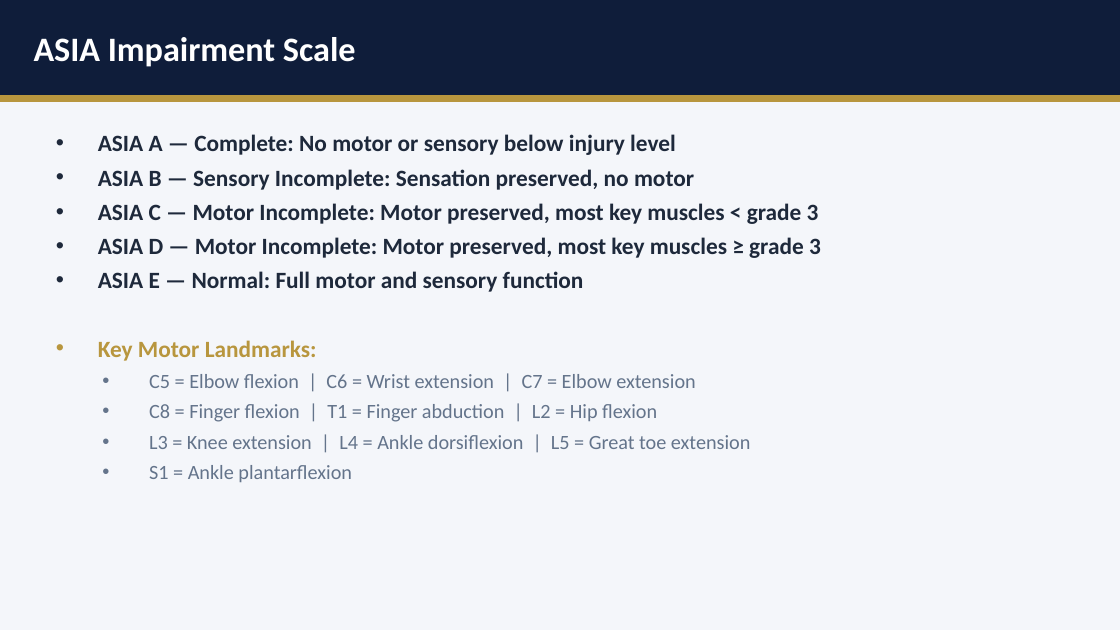
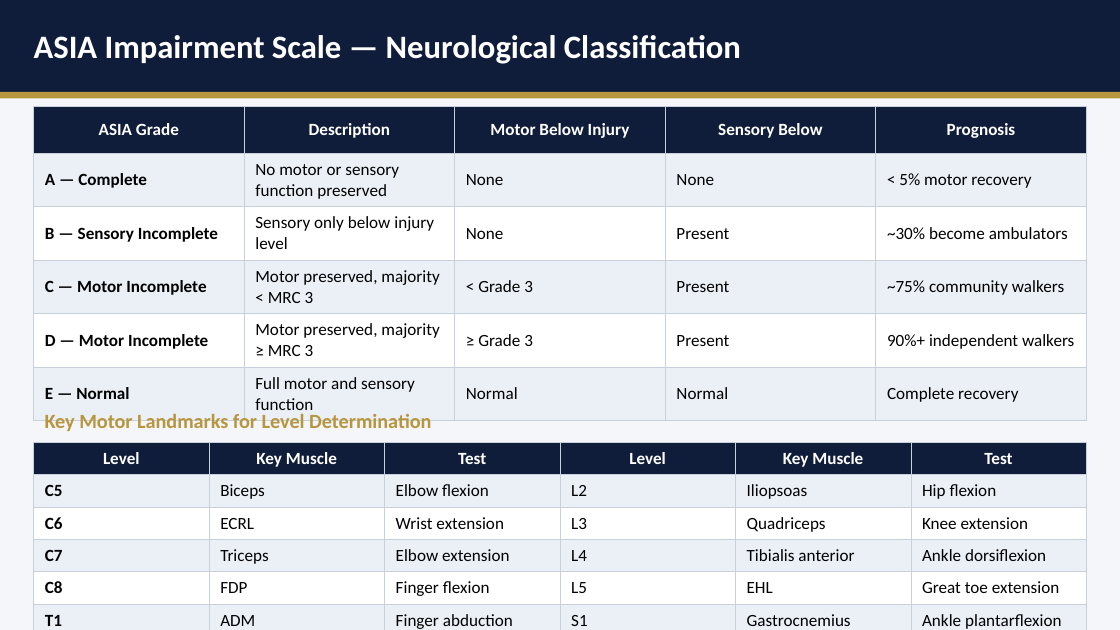
Before and after one commit to InfraXCoders/ortho-chronicles, a slide deck: slide 8 of slides/spine-fractures.pptx (slide 7 before the commit). Drawn at 1120x630 pixels with LibreOffice and Linux fonts; fonts in the diff are those of the drawing. Boxes give left, top, right and bottom in pixels: in the first picture for what was removed or moved away, otherwise in the second. Text is boxed around its words. In the diff, an @@ line names an element or a change of style, - is before the commit and + after.

```diff
--- a/slides/spine-fractures.pptx
+++ b/slides/spine-fractures.pptx
@@ text at [34,35,741,64]: text changed; size 22 to 21 pt @@
-ASIA Impairment Scale
+ASIA Impairment Scale — Neurological Classification
@@ table added at [34,106,1086,419], 6 rows, 5 columns @@
+ASIA Grade | Description | Motor Below Injury | Sensory Below | Prognosis
+A — Complete | No motor or sensory function preserved | None | None | < 5% motor recovery
+B — Sensory Incomplete | Sensory only below injury level | None | Present | ~30% become ambulators
+C — Motor Incomplete | Motor preserved, majority < MRC 3 | < Grade 3 | Present | ~75% community walkers
+D — Motor Incomplete | Motor preserved, majority ≥ MRC 3 | ≥ Grade 3 | Present | 90%+ independent walkers
+E — Normal | Full motor and sensory function | Normal | Normal | Complete recovery
@@ text removed at [98,134,821,482] @@
-• ASIA A — Complete: No motor or sensory below injury level
-• ASIA B — Sensory Incomplete: Sensation preserved, no motor
-• ASIA C — Motor Incomplete: Motor preserved, most key muscles < grade 3
-• ASIA D — Motor Incomplete: Motor preserved, most key muscles ≥ grade 3
-• ASIA E — Normal: Full motor and sensory function
-• Key Motor Landmarks:
-  • C5 = Elbow flexion | C6 = Wrist extension | C7 = Elbow extension
-  • C8 = Finger flexion | T1 = Finger abduction | L2 = Hip flexion
-  • L3 = Knee extension | L4 = Ankle dorsiflexion | L5 = Great toe extension
-  • S1 = Ankle plantarflexion
@@ text added at [45,414,431,431], 13 pt, text #B8963E, bold @@
+Key Motor Landmarks for Level Determination
@@ table added at [34,442,1089,630], 6 rows, 6 columns @@
+Level | Key Muscle | Test | Level | Key Muscle | Test
+C5 | Biceps | Elbow flexion | L2 | Iliopsoas | Hip flexion
+C6 | ECRL | Wrist extension | L3 | Quadriceps | Knee extension
+C7 | Triceps | Elbow extension | L4 | Tibialis anterior | Ankle dorsiflexion
+C8 | FDP | Finger flexion | L5 | EHL | Great toe extension
+T1 | ADM | Finger abduction | S1 | Gastrocnemius | Ankle plantarflexion
```
Also in this commit, not shown: 6 other slides changed, 23 slides added, 11 slides removed, 10 other files.
